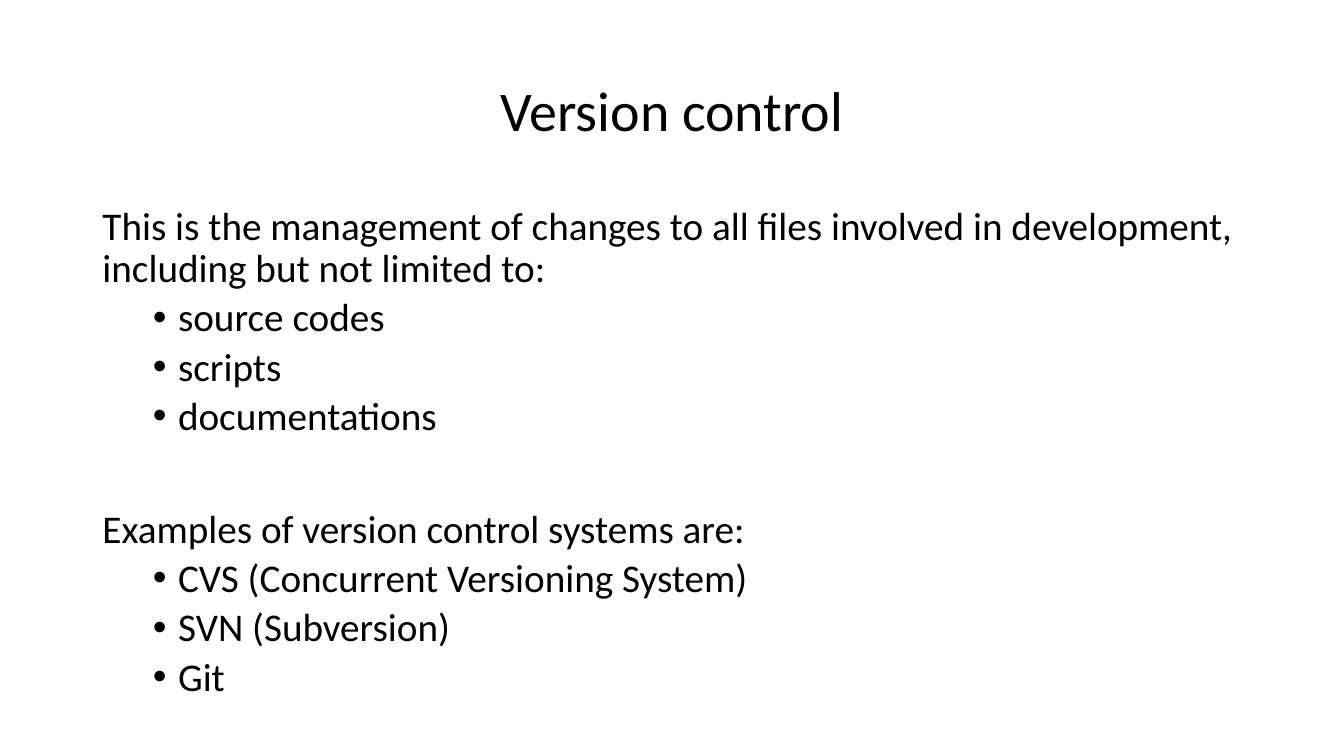
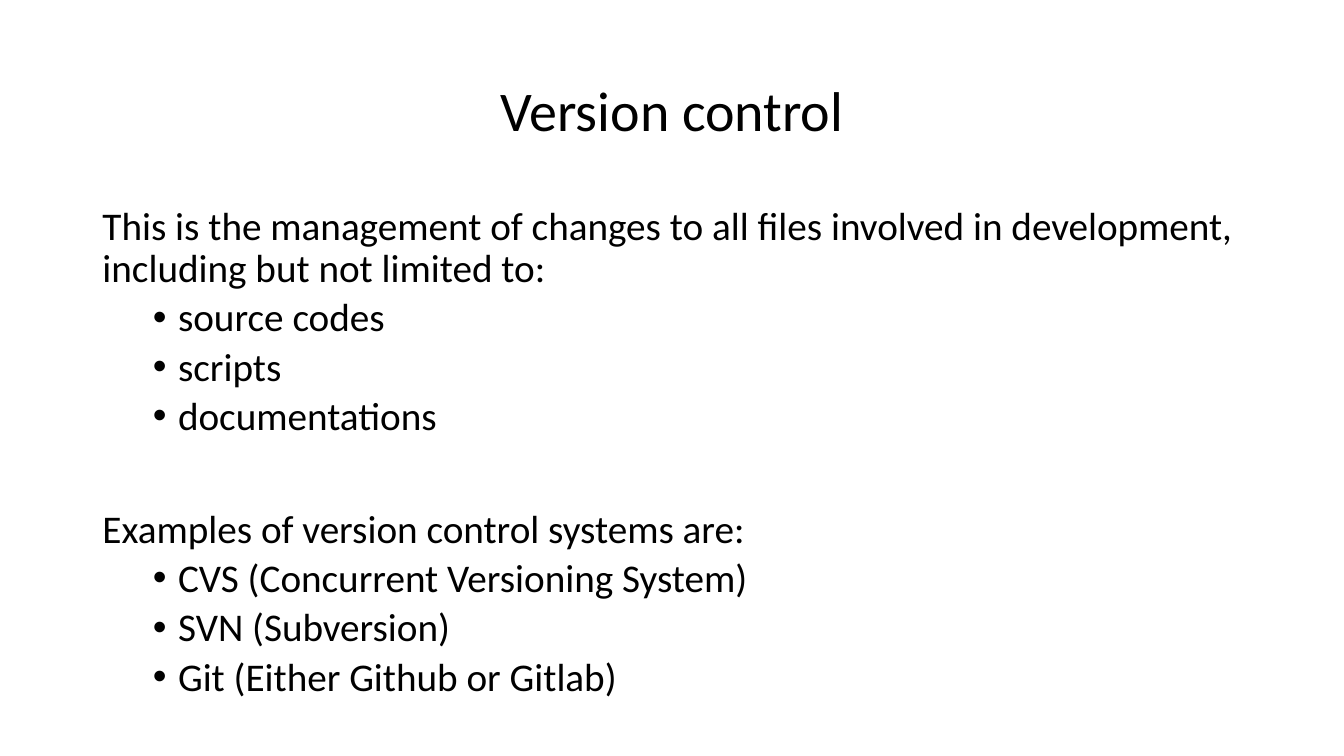
Before and after one commit to crioflorido/AgileSoftwareDevelopment, a slide deck: slide 4 of Agile Development.pptx. Drawn at 1344x756 pixels with LibreOffice and Linux fonts; fonts in the diff are those of the drawing. Boxes give left, top, right and bottom in pixels: in the first picture for what was removed or moved away, otherwise in the second. Text is boxed around its words. In the diff, an @@ line names an element or a change of style, - is before the commit and + after.

Commit message:
Finished slides for version control systems

```diff
--- a/Agile Development.pptx
+++ b/Agile Development.pptx
@@ text at (178, 662, 617, 697): text changed @@
-  • Git
+  • Git (Either Github or Gitlab)
```
Also in this commit, not shown: 2 slides added, 1 slide removed, 2 other files.
